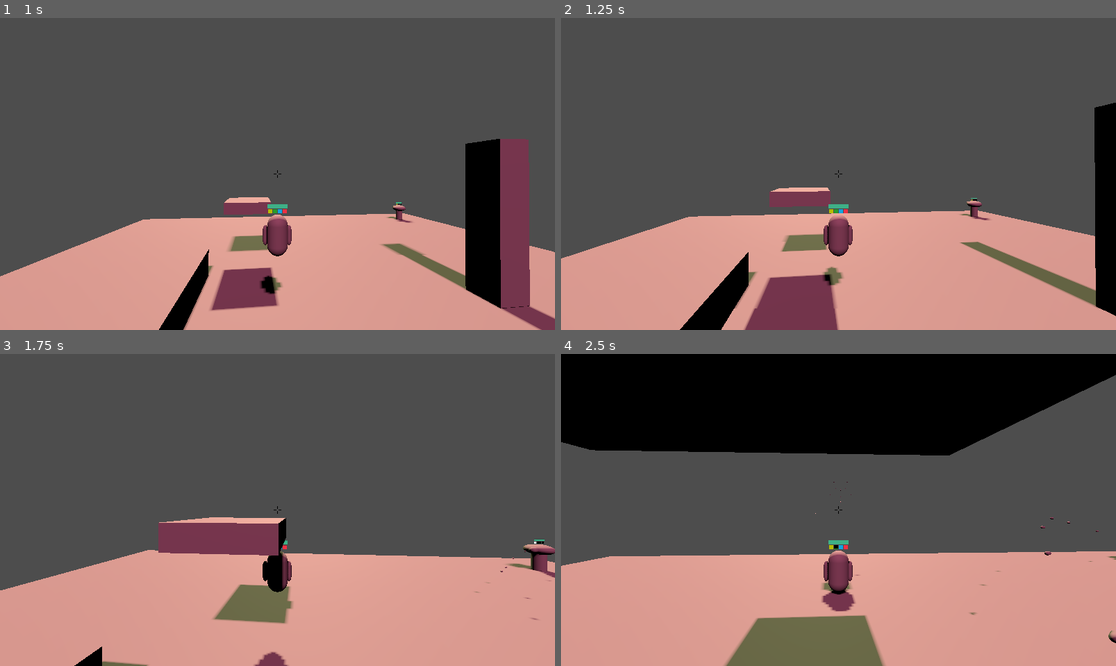
Above: before the commit, frames 1-4 (two rows, left to right).
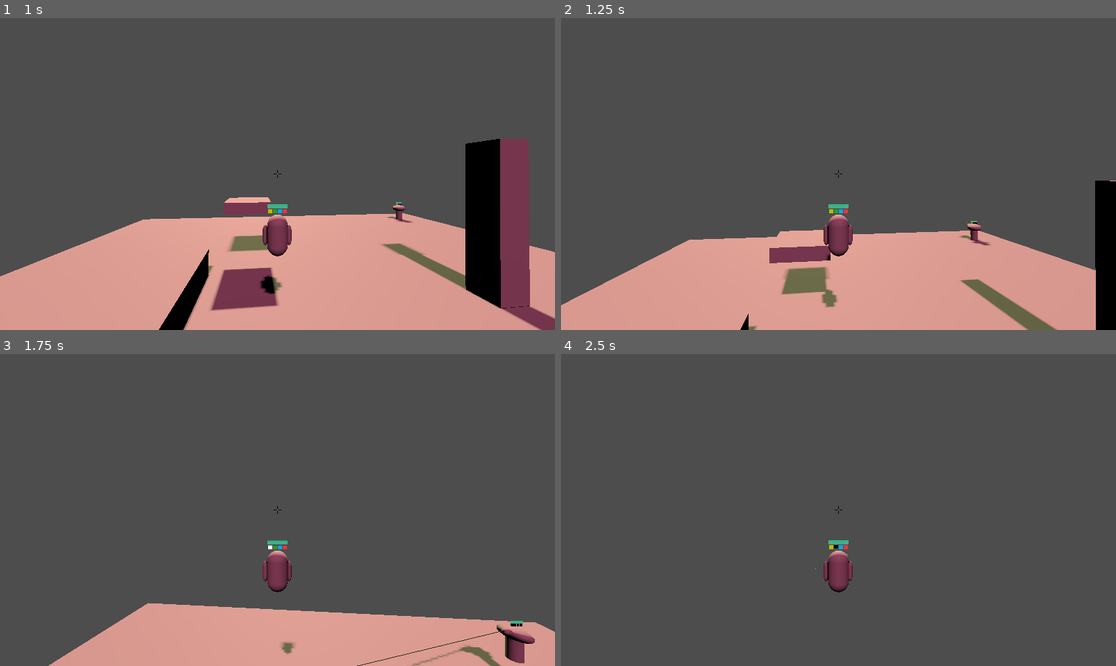
Above: after the commit, the same moments.

Repository: kroetnaton/sunny-all-day
Game: Godot game, scene res://main.tscn
Two runs of this game, one before a commit and one after it. Both use one fixed random seed, a clock stepped at 60 frames per second and the inputs below.
Inputs (mouse positions are in pixels of both pictures, inside the frame that each line leads up to):
- Up to frame 1 (1 s): tap Enter at 0.5 s; move the mouse to (305, 174) at 0.52 s; hold W (Forward) from 0.53 s (still down); hold Space (Jump) from 0.53 s (still down)
- Up to frame 2 (1.25 s): keep holding W (Forward); keep holding Space (Jump)
- Up to frame 3 (1.75 s): keep holding W (Forward); move the mouse to (249, 510) at 1.27 s; release Space (Jump) at 1.28 s; click (249, 510) at 1.35 s; tap Space (Jump) at 1.52, 1.55 s
- Up to frame 4 (2.5 s): keep holding W (Forward); tap Space (Jump) at 1.82 s; move the mouse to (849, 503) at 2.02 s; hold Space (Jump) from 2.03 s (still down); right-click (849, 503) at 2.1 s

Frame 1 is identical in both runs. In frame 2, 16% of the frame differs, in the area x 0-100%, y 27-100%; in frame 3, 24%; in frame 4, 63%, in the area x 0-100%, y 0-100%.

Commit message:
added mobility stop to freeze granade

Diff:
--- a/abilities/freeze_granade/freeze_granade.tscn
+++ b/abilities/freeze_granade/freeze_granade.tscn
@@ -24,10 +24,12 @@
 script = ExtResource("1_crpot")
 
 [node name="AbilityBase" parent="." instance=ExtResource("1_nn38r")]
-ability_name = "FreezeGranade"
 cooldown = 8.0
-duration = 10.0
+duration = 3.0
 damage_boost_percent = 3.0
+speed_factor = 0.0
+fall_factor = 0.0
+disable_jump = true
 
 [node name="MeshInstance3D" type="MeshInstance3D" parent="."]
 mesh = SubResource("SphereMesh_rdwg0")
--- a/abilities/hookshot/hookshot.gd
+++ b/abilities/hookshot/hookshot.gd
@@ -29,12 +29,12 @@
 		return
 
 	# Move parent to target until reached, then keep parent there
-	movement_controller.lock_movement()
+	var force_movement: Vector3 = Vector3.ZERO
 	if stop_distance < muzzle.global_position.distance_to(ability_base.target_point) and not is_target_reached:
-		movement_controller.force_move_direction(
-			muzzle.global_position.direction_to(ability_base.target_point), speed)
+		force_movement = muzzle.global_position.direction_to(ability_base.target_point) * speed
 	else:
 		is_target_reached = true
+	movement_controller.add_movement_effect(ability_base.name, 0.0, force_movement, 0.0, 0.0, true)
 
 func _uncast(_ability_base: AbilityBase) -> void:
 	queue_free()
--- a/abilities/hookshot/hookshot.tscn
+++ b/abilities/hookshot/hookshot.tscn
@@ -11,7 +11,6 @@
 script = ExtResource("1_l1a0d")
 
 [node name="AbilityBase" parent="." instance=ExtResource("2_bvlek")]
-ability_name = "Hookshot"
 cooldown = 5.0
 
 [node name="TargetVisual" type="MeshInstance3D" parent="."]
--- a/controller/abilities/ability_base/ability_base.gd
+++ b/controller/abilities/ability_base/ability_base.gd
@@ -10,7 +10,6 @@
 var target_point: Vector3
 var target_object: Object
 
-@export var ability_name: String
 @export var cooldown: float = 3.0
 @export var duration: float = 0.0
 
@@ -26,7 +25,13 @@
 @export var heal_boost_percent: float = 0.0
 @export var heal_block_flat: float = 0.0
 @export var heal_boost_flat: float = 0.0
+@export var force_movement: Vector3 = Vector3.ZERO
+@export var speed_factor: float = 1.0
+@export var fall_factor: float = 1.0
+@export var disable_jump: bool = false
+@export var added_jumps: int = 0
 
+@onready var ability_name: String = get_parent().name
 func _on_hit(body: Node3D) -> void:
 	if not is_instance_valid(body):
 		return
@@ -39,3 +44,8 @@
 		life_controller.heal_list.append(heal)
 		life_controller.add_heal_changes(ability_name, duration, hot,
 				heal_block_percent, heal_boost_percent, heal_block_flat, heal_boost_flat)
+
+	if "movement_controller" in body:
+		var movement_controller: MovementController = body.movement_controller
+		movement_controller.add_movement_effect(ability_name, duration, force_movement, speed_factor, fall_factor,
+				disable_jump, added_jumps)
--- a/controller/character/life_controller/life_controller.gd
+++ b/controller/character/life_controller/life_controller.gd
@@ -10,12 +10,12 @@
 var heal_list: Array = []
 var hot_container: Dictionary = {}
 
-func add_damage_changes(name: String, duration: float, change: float, block_percent: float,
-		boost_percent: float, block_flat: float, boost_flat: float) -> void:
+func add_damage_changes(name: String, duration: float = 0.0, change: float = 0.0, block_percent: float = 0.0,
+		boost_percent: float = 0.0, block_flat: float = 0.0, boost_flat: float = 0.0) -> void:
 	add_values(dot_container, name, duration, change, block_percent, boost_percent, block_flat, boost_flat)
 
-func add_heal_changes(name: String, duration: float, change: float, block_percent: float,
-		boost_percent: float, block_flat: float, boost_flat: float) -> void:
+func add_heal_changes(name: String, duration: float = 0.0, change: float = 0.0, block_percent: float = 0.0,
+		boost_percent: float = 0.0, block_flat: float = 0.0, boost_flat: float = 0.0) -> void:
 	add_values(hot_container, name, duration, change, block_percent, boost_percent, block_flat, boost_flat)
 
 func _process(delta: float) -> void:
@@ -31,7 +31,8 @@
 
 func add_values(dict: Dictionary, name: String, duration: float, change: float, block_percent: float,
 		boost_percent: float, block_flat: float, boost_flat: float) -> void:
-	dict[name] = {"duration": duration, "change": change,
+	dict[name] = {
+			"duration": duration, "change": change,
 			"block_percent": block_percent, "boost_percent": boost_percent,
 			"block_flat": block_flat, "boost_flat": boost_flat}
 
--- a/controller/character/movement_controller/movement_controller.gd
+++ b/controller/character/movement_controller/movement_controller.gd
@@ -6,7 +6,10 @@
 @export var gravity: Vector3 = Vector3.DOWN
 @export var air_speed_multiplier:float = 0.4
 
-@export var jump_max_count: int = 2
+var effect_container: Dictionary = {}
+
+@export var default_jump_max_count: int = 2
+var jump_max_count: int = default_jump_max_count
 var jump_count: int = jump_max_count
 var jump_cooldown: float = 0.2
 var jump_timer: float = jump_cooldown
@@ -19,31 +22,27 @@
 var movement: Vector3 = Vector3.ZERO
 var force_movement: Vector3 = Vector3.ZERO
 
-var HORIZONTAL_MOVEMENT: Vector3 = Vector3(1, 0, 1)
-var VERTICAL_MOVEMENT: Vector3 = Vector3.UP
+const HORIZONTAL_MOVEMENT: Vector3 = Vector3(1, 0, 1)
+const VERTICAL_MOVEMENT: Vector3 = Vector3.UP
 
-func move_direction(direction: Vector3, is_local: bool = true) -> void:
-	if is_local:
-		direction = parent.transform.basis * direction
-	movement += direction.normalized() * speed_multiplier
-
-func force_move_direction(direction: Vector3, speed: float, is_local: bool = false) -> void:
-	if is_local:
-		direction = parent.transform.basis * direction
-	force_movement += direction.normalized() * speed
-
-func lock_movement() -> void:
-	move_multiplier *= 0.0
-	fall_multiplier *= 0.0
-	can_jump = false
-
-func jump() -> void:
-	if can_jump and jump_count > 0 and jump_timer < 0:
+func set_movement(direction: Vector3 = Vector3.ZERO, jump: bool = false) -> void:
+	movement = (parent.transform.basis * direction).normalized() * speed_multiplier
+	if jump and can_jump and jump_count > 0 and jump_timer < 0:
 		jump_count -= 1
 		jump_timer = jump_cooldown
 		movement += jump_acceleration
 
-func _physics_process(delta) -> void:
+func add_movement_effect(name: String, duration: float, force_movement: Vector3 = Vector3.ZERO,
+		speed_factor: float = 1.0, fall_factor: float = 1.0,
+		disable_jump: bool = false, added_jumps: int = 0) -> void:
+	effect_container[name] = {
+			"duration": duration, "force_movement": force_movement,
+			"speed_factor": speed_factor, "fall_factor": fall_factor,
+			"disable_jump": disable_jump, "added_jumps": added_jumps}
+
+func _physics_process(delta: float) -> void:
+	handle_and_clean_effects(delta)
+
 	if jump_timer > 0:
 		jump_timer -= delta
 
@@ -68,9 +67,20 @@
 	parent.velocity = movement + force_movement
 	parent.move_and_slide()
 
-	# Reset all necessary fields
-	movement = Vector3.ZERO
+func handle_and_clean_effects(delta: float) -> void:
 	force_movement = Vector3.ZERO
 	move_multiplier = 1.0
 	fall_multiplier = 1.0
 	can_jump = true
+	jump_count = jump_max_count
+	for key: String in effect_container:
+		var entry: Dictionary = effect_container[key]
+		if entry["duration"] < 0.0:
+			effect_container.erase(key)
+		else:
+			entry["duration"] -= delta
+		force_movement += entry["force_movement"]
+		move_multiplier *= entry["speed_factor"]
+		fall_multiplier *= entry["fall_factor"]
+		can_jump = can_jump && not entry["disable_jump"]
+		jump_count += entry["added_jumps"]
--- a/entities/player/player.gd
+++ b/entities/player/player.gd
@@ -43,9 +43,7 @@
 			ability_controller.uncast(slot)
 
 	var input: Vector2 = Input.get_vector("Left", "Right", "Forward", "Backward")
-	movement_controller.move_direction(Vector3(input.x, 0, input.y))
-	if Input.is_action_pressed("Jump"):
-		movement_controller.jump()
+	movement_controller.set_movement(Vector3(input.x, 0, input.y), Input.is_action_pressed("Jump"))
 
 	if position.y < -20:
 		position = Vector3.ZERO
--- a/main.tscn
+++ b/main.tscn
@@ -34,6 +34,7 @@
 
 [node name="Turret" parent="." instance=ExtResource("2_13tqx")]
 transform = Transform3D(1, 0, 0, 0, 1, 0, 0, 0, 1, 20, 1, -20)
+ability = 3
 
 [node name="Ground" type="StaticBody3D" parent="."]
 transform = Transform3D(1, 0, 0, 0, 1, 0, 0, 0, 1, 0, -0.5, 0)
